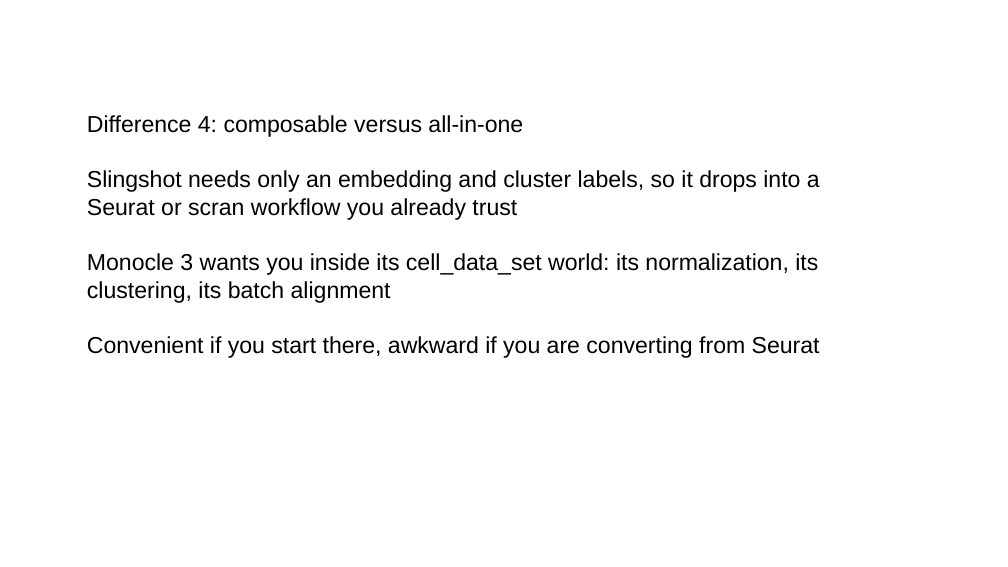
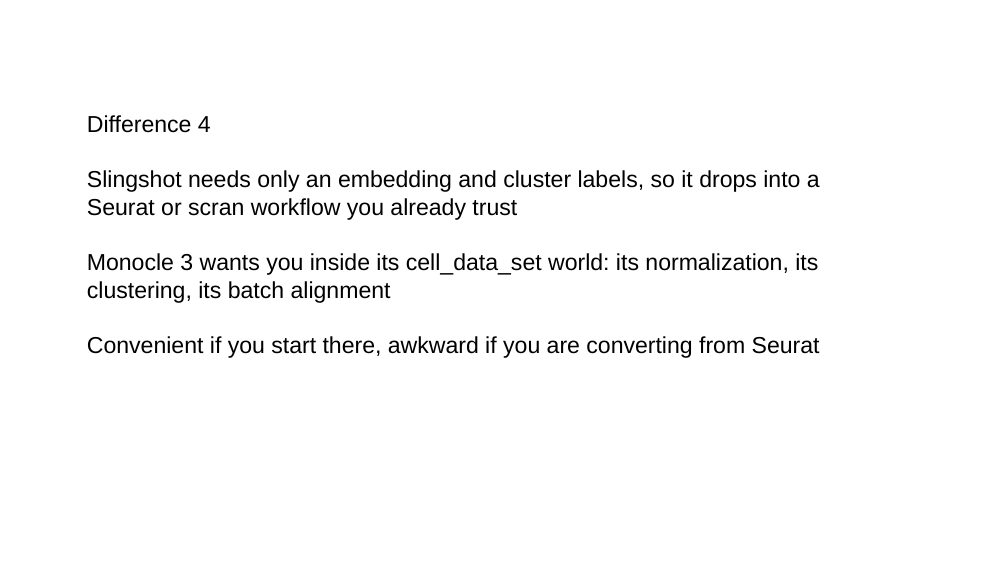
Before and after one commit to steverozen/handouts2026, a slide deck: slide 16 of wed_aug_5_morning_tutorials/Steve_Rozen_R_trajectory_inference_2026_08_05.pptx. Drawn at 1008x567 pixels with LibreOffice and Linux fonts; fonts in the diff are those of the drawing. Boxes give left, top, right and bottom in pixels: in the first picture for what was removed or moved away, otherwise in the second. Text is boxed around its words. In the diff, an @@ line names an element or a change of style, - is before the commit and + after.

```diff
--- a/wed_aug_5_morning_tutorials/Steve_Rozen_R_trajectory_inference_2026_08_05.pptx
+++ b/wed_aug_5_morning_tutorials/Steve_Rozen_R_trajectory_inference_2026_08_05.pptx
@@ text at bbox=[87, 115, 211, 133]: text changed @@
-Difference 4: composable versus all-in-one
+Difference 4
```
Also in this commit, not shown: 6 other slides changed, 15 other files.
